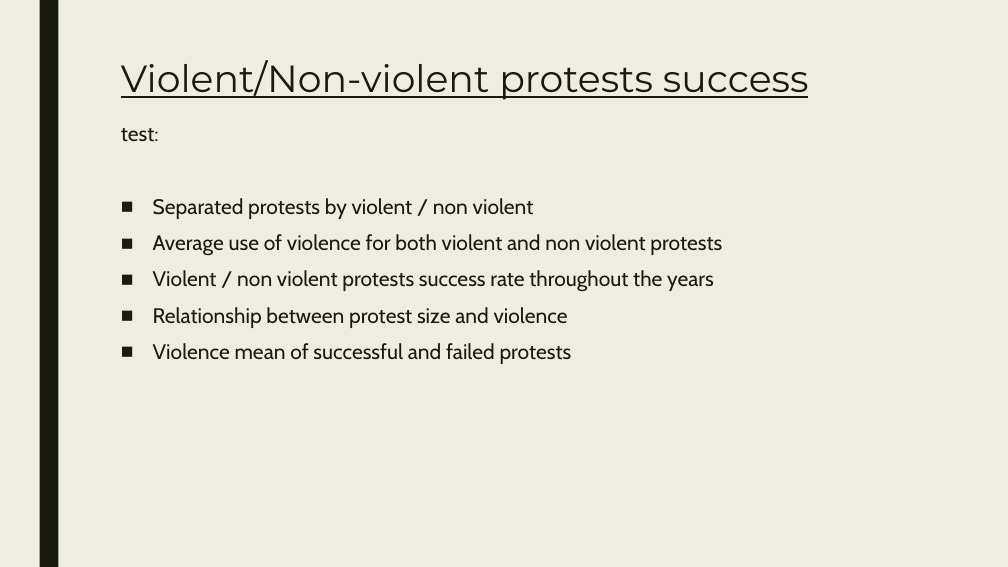
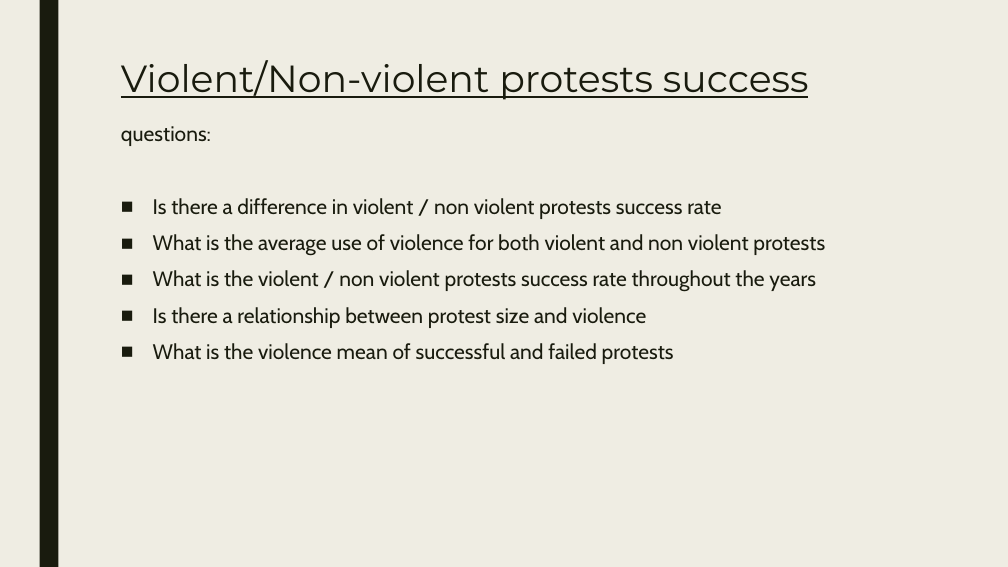
Before and after one commit to Dimnir/Protests, a slide deck: slide 4 of Presentation.pptx. Drawn at 1008x567 pixels with LibreOffice and Linux fonts; fonts in the diff are those of the drawing. Boxes give left, top, right and bottom in pixels: in the first picture for what was removed or moved away, otherwise in the second. Text is boxed around its words. In the diff, an @@ line names an element or a change of style, - is before the commit and + after.

```diff
--- a/Presentation.pptx
+++ b/Presentation.pptx
@@ text at [121,126,825,364]: text changed @@
-test:
-■ Separated protests by violent / non violent
-■ Average use of violence for both violent and non violent protests
-■ Violent / non violent protests success rate throughout the years
-■ Relationship between protest size and violence
-■ Violence mean of successful and failed protests
+questions:
+■ Is there a difference in violent / non violent protests success rate
+■ What is the average use of violence for both violent and non violent protests
+■ What is the violent / non violent protests success rate throughout the years
+■ Is there a relationship between protest size and violence
+■ What is the violence mean of successful and failed protests
```
Also in this commit, not shown: 16 other slides changed.
